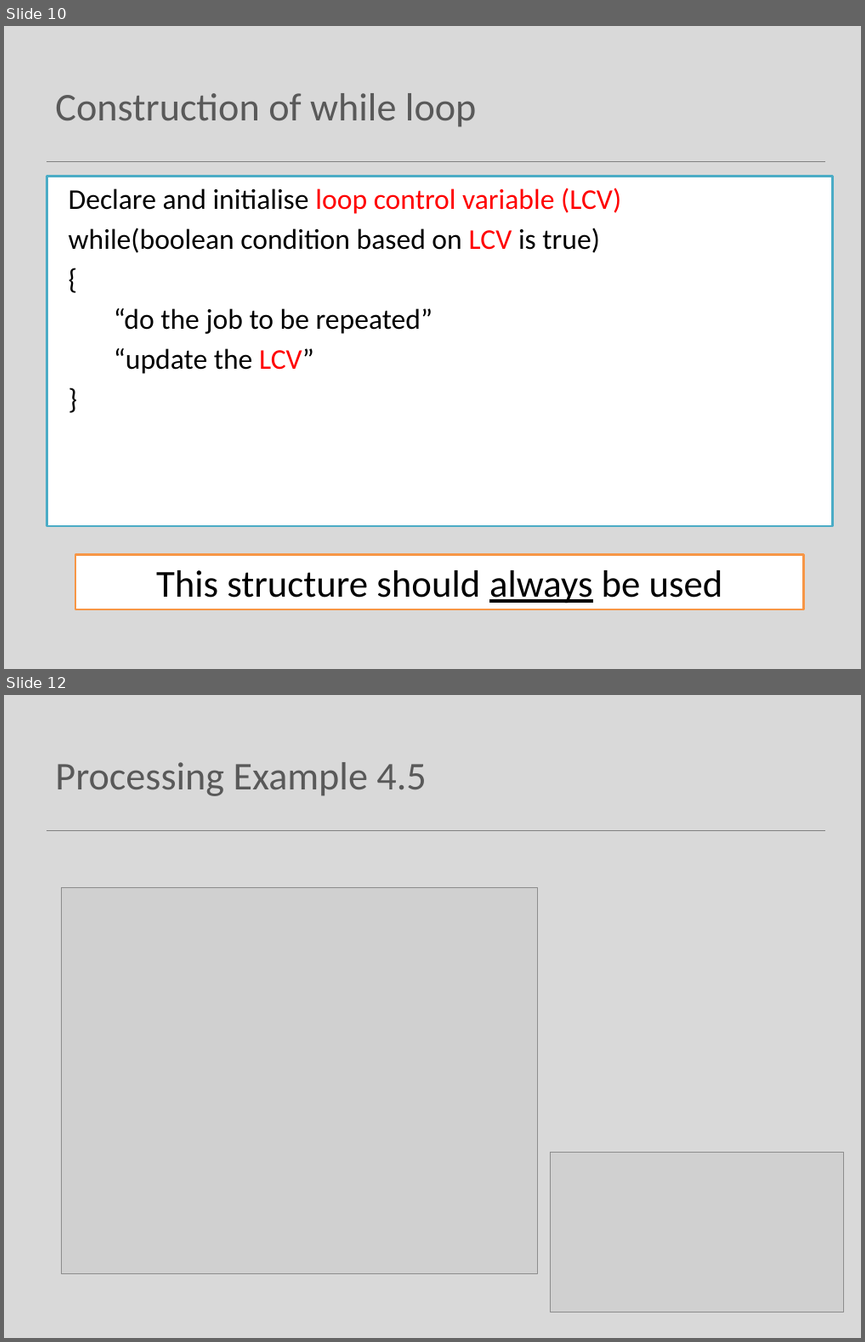
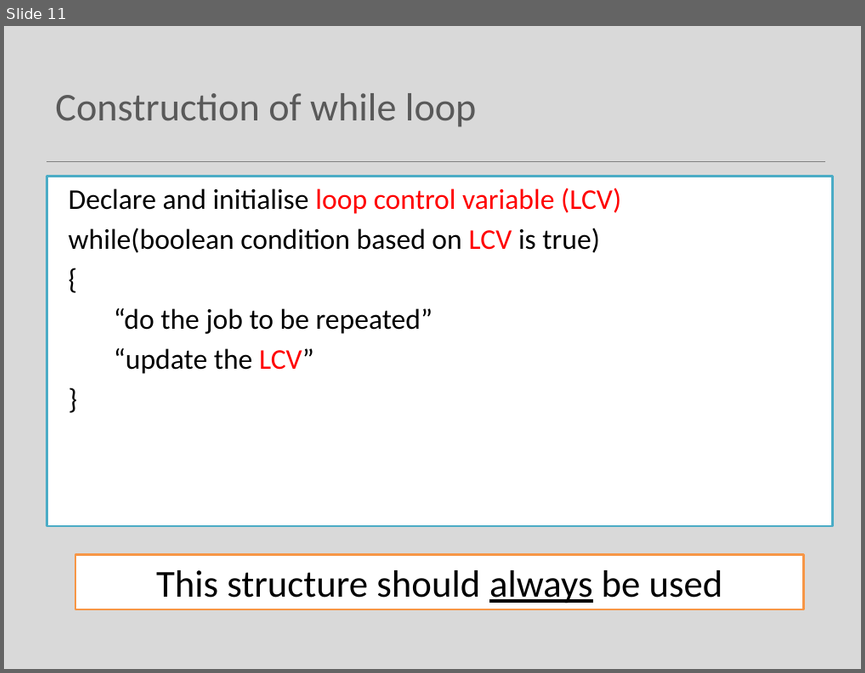
Before and after one commit to Programming-Fundamentals-SETU/prog-fund-1-sept-25, a slide deck: topic05-loops/unit-1-lectures/talk-1-iteration-while/a-iteration-while.pptx. Shown one above the other, each under a label of ours: slides 10 and 12 before the commit, slide 11 after it; the slides between them are not shown. The pictures are 865x1342 and 865x673 pixels, drawn with LibreOffice and Linux fonts; fonts in the diff are those of the drawing; grey boxes stand for pictures. Boxes give left, top, right and bottom in pixels: in the first picture for what was removed or moved away, otherwise in the second. Text is boxed around its words. In the diff, an @@ line names an element or a change of style, - is before the commit and + after.

```diff
--- a/topic05-loops/unit-1-lectures/talk-1-iteration-while/a-iteration-while.pptx
+++ b/topic05-loops/unit-1-lectures/talk-1-iteration-while/a-iteration-while.pptx
@@ slide 12 removed at bbox=[4, 695, 861, 1338], background #D9D9D9; not listed: 1 template element that a slide beside it also shows @@
@@ title removed at bbox=[55, 762, 426, 796] @@
-Processing Example 4.5
@@ picture removed at bbox=[62, 888, 537, 1273] @@
@@ picture removed at bbox=[550, 1151, 843, 1311] @@
@@ what was slide 10 is now slide 11 @@
```
Also in this commit, not shown: 4 slides changed, 2 slides added, 3 other slides removed, 16 other files.
